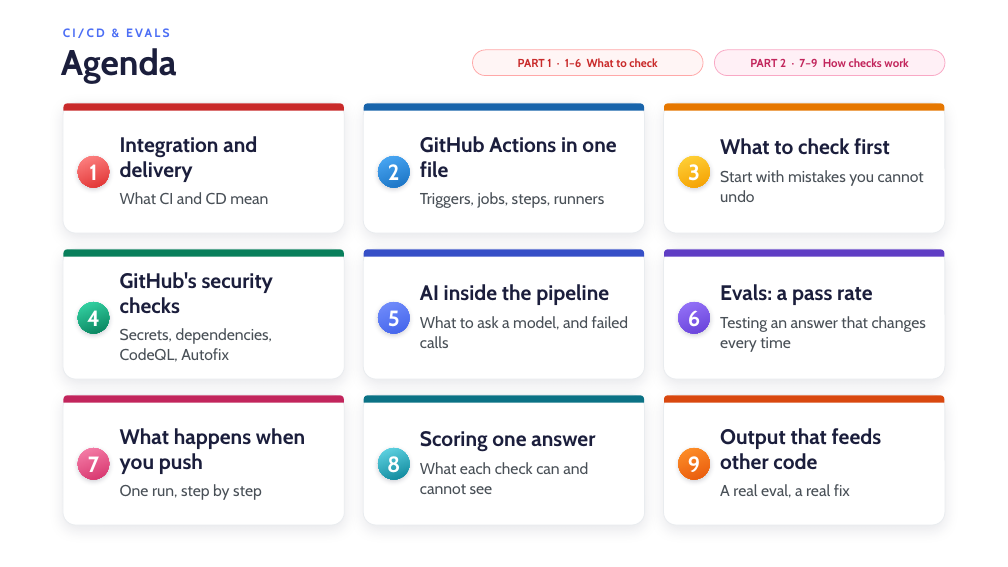
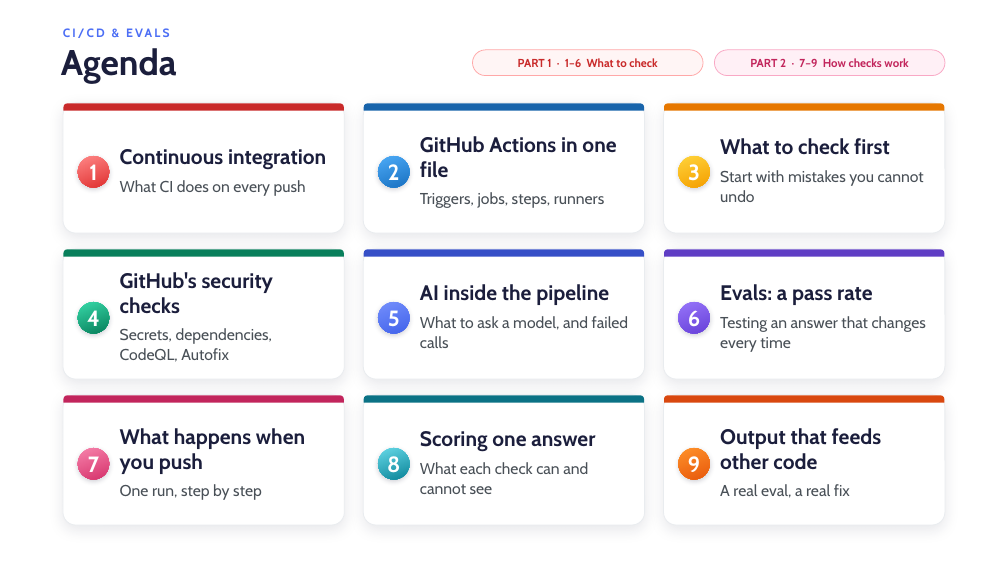
Before and after one commit to MariaGormley05/ai-lab-8, a slide deck: slide 6 of lectures-and-labs/week10/cicd-lecture.pptx (slide 4 before the commit). Drawn at 1008x567 pixels with LibreOffice and Linux fonts; fonts in the diff are those of the drawing; background and template pictures are left out. Boxes give left, top, right and bottom in pixels: in the first picture for what was removed or moved away, otherwise in the second. Text is boxed around its words. In the diff, an @@ line names an element or a change of style, - is before the commit and + after.

```diff
--- a/lectures-and-labs/week10/cicd-lecture.pptx
+++ b/lectures-and-labs/week10/cicd-lecture.pptx
@@ text at [120, 149, 326, 196]: text changed @@
-Integration and delivery
-What CI and CD mean
+Continuous integration
+What CI does on every push
```
Also in this commit, not shown: 8 other slides changed, 7 slides added, 3 slides removed, 6 other files.
